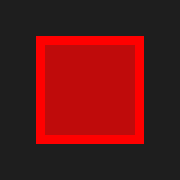
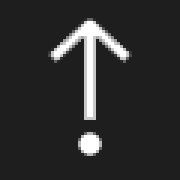
Two versions of the same layered image (180px x 180px). Layer-by-layer changes:
added layer "debug_stepout" above "debug_stepin" over [48, 18, 132, 156]
hid "run_halt" over [36, 36, 144, 144]
